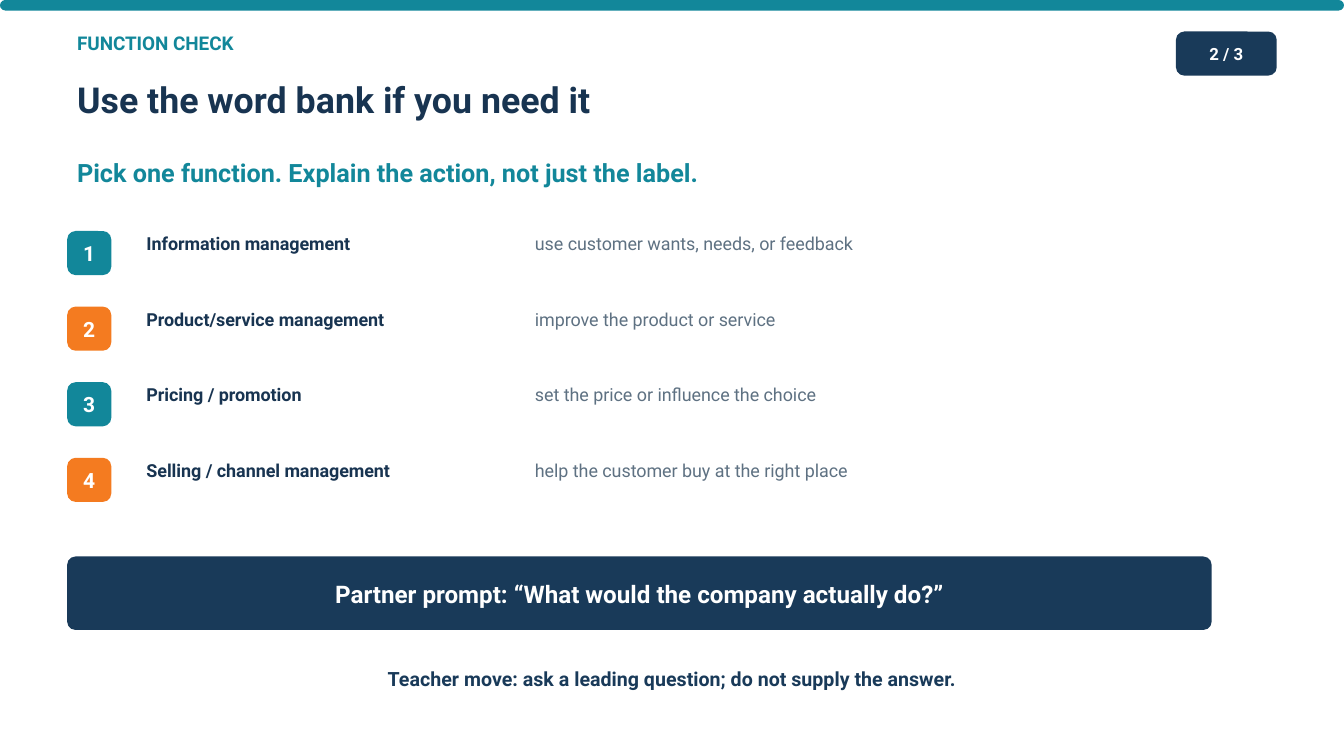
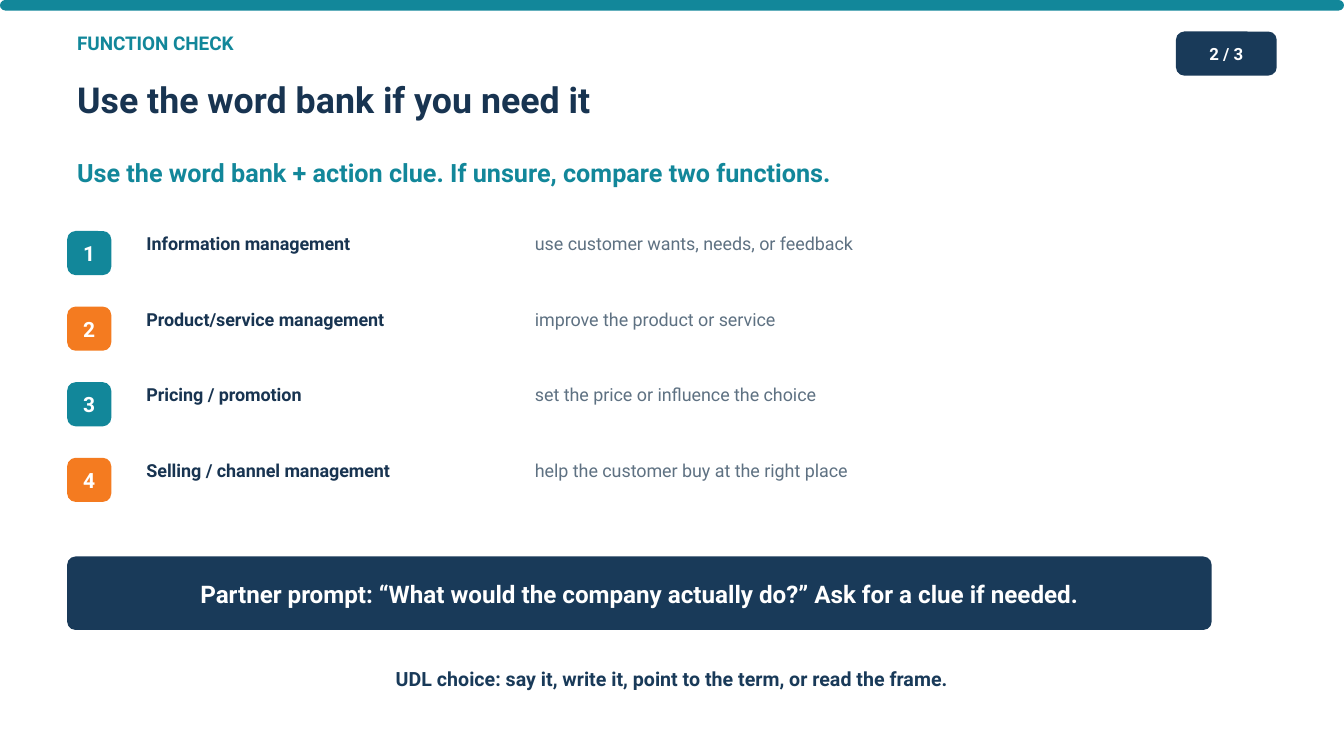
Before and after one commit to pzg8794/teaching-placement, a slide deck: slide 2 of second-placement/planning/2026-09-25-Function-in-Action-5-Minute-Icebreaker.pptx. Drawn at 1344x756 pixels with LibreOffice and Linux fonts; fonts in the diff are those of the drawing. Boxes give left, top, right and bottom in pixels: in the first picture for what was removed or moved away, otherwise in the second. Text is boxed around its words. In the diff, an @@ line names an element or a change of style, - is before the commit and + after.

Commit message:
Build UDL choices into marketing starter

```diff
--- a/second-placement/planning/2026-09-25-Function-in-Action-5-Minute-Icebreaker.pptx
+++ b/second-placement/planning/2026-09-25-Function-in-Action-5-Minute-Icebreaker.pptx
@@ text at (x1=77, y1=163, x2=830, y2=187): text changed @@
-Pick one function. Explain the action, not just the label.
+Use the word bank + action clue. If unsure, compare two functions.
@@ text at (x1=200, y1=584, x2=1078, y2=608): text changed @@
-Partner prompt: “What would the company actually do?”
+Partner prompt: “What would the company actually do?” Ask for a clue if needed.
@@ text at (x1=396, y1=671, x2=948, y2=690): text changed @@
-Teacher move: ask a leading question; do not supply the answer.
+UDL choice: say it, write it, point to the term, or read the frame.
```
Also in this commit, not shown: 2 other slides changed, 1 other file.
